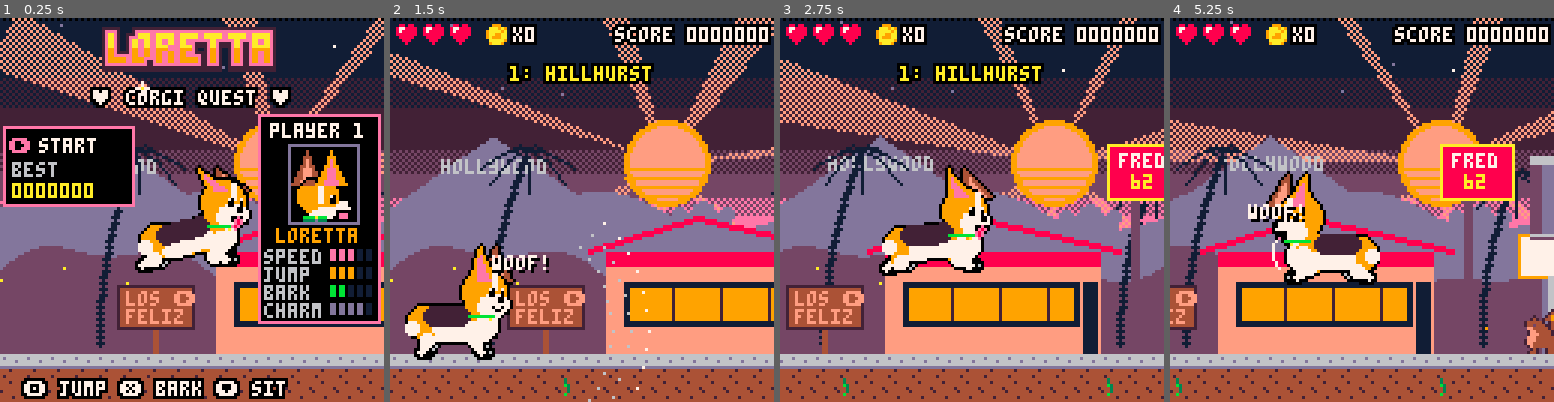
Above: before the commit, frames 1-4 (left to right).
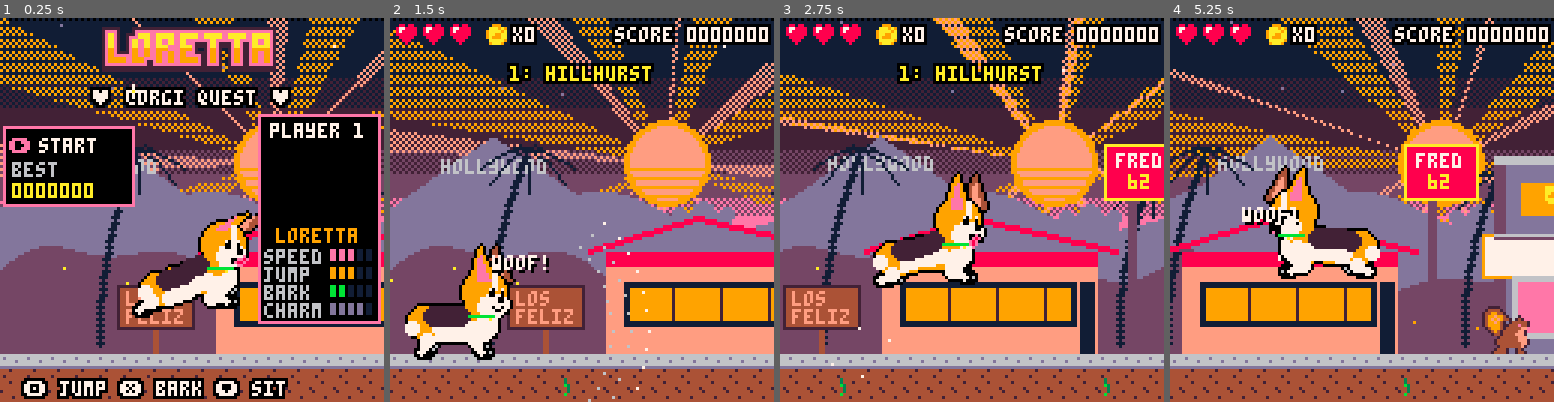
Above: after the commit, the same moments.

Repository: drachis/carts
Game: PICO-8 cartridge proj/loretta/loretta.p8
Two runs of this game, one before a commit and one after it. Both use one fixed random seed, a clock stepped at 60 frames per second and the inputs below.
Inputs:
- Up to frame 1 (0.25 s): no input
- Up to frame 2 (1.5 s): tap X (X key) at 0.33, 1.07 s; tap O (Z key) at 0.7 s
- Up to frame 3 (2.75 s): hold Right 1.6-2.1 s; tap O (Z key) at 1.7, 2.1, 2.5 s; tap X (X key) at 1.85 s; hold Up 2.15-2.42 s; hold Right from 2.47 s (still down)
- Up to frame 4 (5.25 s): tap O (Z key) every 0.4 s from 2.9 to 4.9 s; tap X (X key) at 2.97, 4.08, 5.2 s; release Right at 3.03 s; hold Left 3.08-3.58 s; hold Down 3.63-3.97 s; hold Right 4.02-4.68 s; hold Up 4.73-5.03 s; hold Left from 5.08 s (still down)

The runs differ from the first frame. In frame 1, 18% of the frame differs, in the area x 0-100%, y 0-79%; in frame 2, 10%; in frame 3, 19%; in frame 4, 34%, in the area x 0-100%, y 0-100%.

Commit message:
loretta: chase squirrels: a bump or a bark sends one running, it climbs a tree and three coins fall (no heart lost); god rays in two counter-turning layers whose colours follow the sunset, long enough to leave the screen; neighbours wear Los Feliz outfits from sprites (sundress, bowling shirt, overalls, jumpsuit) with varied skin, step in behind her shoulders to pat, each pat dips her head and ruffles her ears; a narrower hand; the Los Feliz sign is a data shape; the title's stale portrait removed. 7773 tokens
Co-Authored-By: Claude Opus 5.5 <noreply@anthropic.com>

Diff:
--- a/proj/loretta/data.lua
+++ b/proj/loretta/data.lua
@@ -56,6 +56,8 @@
 squirrel_ramp=0.4
 squirrel_wake=150
 squirrel_patrol=40
+squirrel_flee=1.2
+squirrel_run=70
 camera_speed_change=0.12
 camera_lookahead=32
 camera_lookahead_speed=0.04
@@ -159,6 +161,7 @@
 monument=r 0 -6 15 0 6/r 1 -8 14 -6 13/r 4 -50 11 -8 6/l 4 -50 4 -8 13/l 7 -40 7 -14 13/l 9 -30 9 -16 13/r 6 -54 9 -50 6/c 7 -57 2 10/l 7 -62 7 -60 10
 observatory=c -31 26 9 5/c 39 26 9 5/c 4 13 18 13/c 4 13 17 5/r -14 13 22 26 6/r -41 26 49 47 6/r -41 44 49 47 13/l -36 …(209 unchanged characters)…
 arch=r -16 8 -13 48 4/r 21 8 24 48 4/r -22 0 30 10 8/b -22 0 30 10 2/c -19 5 1 10/c 27 5 1 10
+sign=r 3 -1 4 7 4/r -9 -15 16 -1 4/b -9 -15 16 -1 2/t -6 -13 15 los/t -6 -7 15 feliz
 fred62=r 0 -30 71 0 15/r 0 -34 71 -30 8/l -6 -35 30 -46 8/l -6 -34 30 -45 8/l 30 -46 78 -35 8/l 30 -45 78 -34 8/r 6 -24 64 -10 1/r 8 -22 62 -12 9/l 22 -22 22 -12 2/l 38 -22 38 -12 2/l 54 -22 54 -12 2/r 66 -24 70 0 1/r 82 -52 84 0 5/r 74 -70 98 -52 8/b 74 -70 98 -52 10/t 78 -67 7 fred/t 82 -60 10 62
 cafe=r 0 -28 39 0 4/r -3 -32 42 -28 2/r 4 -40 36 -33 4/t 12 -38 15 cafe/r 6 -22 20 -12 9/r 24 -14 36 -10 15/l 43 -20 57 -20 14/l 44 -21 56 -21 14/l 46 -22 54 -22 14/l 48 -23 52 -23 14/l 50 -20 50 -2 6/r 45 -8 55 -7 4/l 46 -7 46 0 4/l 54 -7 54 0 4/r 28 -3 34 0 6/r 29 -3 33 -2 12
 petshop=r 0 -40 47 0 13/r 0 -42 47 -40 2/r 6 -38 41 -30 2/t 9 -36 7 pet/t 23 -36 7 shop/r 4 -24 30 -6 1/c 12 -15 2 7/c 9 -19 1 7/c 12 -20 1 7/c 15 -19 1 7/r 34 -26 44 0 4/r 18 -3 26 0 6/r 19 -3 25 -2 12
@@ -181,7 +184,7 @@
 level_names=split"hillhurst,barnsdall park,fern dell,griffith park,the trail,the observatory"
 landmarks=split"dog bowl,olive lawn,trails cafe,dog park,water stop"
 slot_kinds={house=split"bungalow,craftsman,cafe,bookshop",tree=split"jacaranda,sycamore,palm,orange",decor=split"birdbath,agave,pot,roses,flamingo"}
-walls,roofs,shirts=split"15,14,6,13",split"8,4,2,3",split"3,14,6,2"
+walls,roofs,shirts,skins=split"15,14,6,13",split"8,4,2,3",split"14,12,8,10",split"15,4,9"
 praises=split"who's a sweet pup!,best dog on the block!,what a little loaf!,treat earned!,tail wags all round!,such a fine corgi!"
 
 stat_names=split"speed,jump,bark,charm"
--- a/proj/loretta/loretta.lua
+++ b/proj/loretta/loretta.lua
@@ -178,7 +178,7 @@
  hero.head_bob+=(body_bob(hero)-hero.head_bob)*0.35
  hero.turn+=mid(-head_turn_speed,(hero.state=="sit" and 0 or hero.facing*head_turn)-hero.turn,head_turn_speed)
  local turn=hero.turn
- local hx,hy=ex(hero,pose[3]+pose[5]),hero.y+13+pose[4]+pose[6]+hero.head_bob-(hero.bark>0 and 1 or 0)-pitch(hero)*2
+ local hx,hy=ex(hero,pose[3]+pose[5]),hero.y+13+pose[4]+pose[6]+hero.head_bob+hero.flop\3-(hero.bark>0 and 1 or 0)-pitch(hero)*2
  hero.hx,hero.hy=hx,hy
  local lying,fast=pose[7]>2 or hero.flop>0,hero.air or abs(hero.vx)>1
  for i,ear in ipairs(hero.ears) do
--- a/proj/loretta/main.lua
+++ b/proj/loretta/main.lua
@@ -172,17 +172,6 @@
  rectfill(86,32,126,101,0)
  rect(86,32,126,101,14)
  print("player 1",90,35,7)
- rect(96,42,119,68,13)
- palt(0,false)
- palt(12,true)
- spr(62,97,44,2,2)
- spr(96,98,53,3,2)
- spr(60,105,44,2,2)
- palt()
- rectfill(110,59,111,61,0)
- pset(110,59,7)
- rectfill(112,64,116,65,0)
- rectfill(113,65,115,66,14)
  print("loretta",92,70,9)
  for row,name in ipairs(stat_names) do
   local y=71+row*6
--- a/proj/loretta/scenery.lua
+++ b/proj/loretta/scenery.lua
@@ -3,6 +3,8 @@
 sky_bands=split"0,1,0,20,1,2,30,2,0,44,2,5,52,5,0,60,5,14,66,14,0,76,14,15,82,15,0,90,15,9"
 
 haze_ramp=split"15,14,13,5,2,1"
+
+ray_ramp=split"15,9,14,8,2"
 
 function set_palette()
  for colour=0,15 do pal(colour,screen_palette[colour+1],1) end
@@ -49,10 +51,12 @@
   end
  end
  local sun_x,sun_y=92-cam_x*0.02,48+dusk*30
- fillp(0x5a5a.8)
- for ray=1,7 do
-  local angle,width=ray/7+t()/90,0.012+sin(t()/3+ray/4)*0.006
-  tri(sun_x,sun_y,sun_x+cos(angle-width)*100,sun_y+sin(angle-width)*100,sun_x+cos(angle+width)*100,sun_y+sin(angle+width)*100,15)
+ local shade=flr(dusk*3.99)+1
+ for ray=1,16 do
+  local wide=ray%2
+  local angle,width,reach=ray/16+t()/90*(wide*2-1),0.006+wide*0.012+sin(t()/3+ray/5)*0.005,170+ray*29%50
+  fillp(wide>0 and 0xa5f5.8 or 0x5a5a.8)
+  tri(sun_x,sun_y,sun_x+cos(angle-width)*reach,sun_y+sin(angle-width)*reach,sun_x+cos(angle+width)*reach,sun_y+sin(angle+width)*reach,ray_ramp[shade+wide])
  end
  fillp()
  circfill(sun_x,sun_y,14,9)
--- a/proj/loretta/tests/arena.lua
+++ b/proj/loretta/tests/arena.lua
@@ -15,5 +15,5 @@
 end
 
 function thing_at(name,x,y)
- return add(things,setmetatable({x=x,y=y,vx=0,vy=0,age=0,petting=0},thing_specs[name]))
+ return add(things,setmetatable({x=x,y=y,vx=0,vy=0,age=0,petting=0,step=0},thing_specs[name]))
 end
--- a/proj/loretta/tests/test_things.lua
+++ b/proj/loretta/tests/test_things.lua
@@ -17,9 +17,13 @@
   check=function() return result.squirrel.state=="bonked" and score==stomp_points and result.bounce<-1 and hearts==max_hearts,"score "..score..", bounce "..result.bounce..", hearts "..hearts end,
  },
  {
-  name="running into a squirrel costs a heart, knocks her back and she blinks",buttons={1},frames=50,
-  setup=function() arena(40) squirrel_at(90) end,
-  check=function() return hearts==max_hearts-1 and hero.hurt>0 and hero.x<62,"hearts "..hearts..", x "..hero.x..", blinking "..hero.hurt end,
+  name="running into a squirrel chases it off: it flees, climbs and drops three coins, no heart lost",buttons={1},frames=130,
+  setup=function() arena(40) result.squirrel=squirrel_at(90) end,
+  check=function()
+   local dropped=0
+   for thing in all(things) do if thing.land then dropped+=1 end end
+   return hearts==max_hearts and result.squirrel.vy<0 and dropped+coins==3,"hearts "..hearts..", climbing "..result.squirrel.vy..", coins "..dropped.."+"..coins
+  end,
  },
  {
   name="a bark spooks a squirrel in reach and not one beyond it",buttons={5},frames=50,
--- a/proj/loretta/things.lua
+++ b/proj/loretta/things.lua
@@ -57,6 +57,10 @@
  puff(coin.x+3,coin.y+3,6,10)
 end
 
+function update_coin(coin)
+ if coin.land and coin.y<coin.land then coin.y+=1 end
+end
+
 function draw_coin(coin)
  local frame=({34,34,34,34,34,36,38,36})[(t()*8+coin.x/16)\1%8+1]
  sspr(frame%16*8,frame\16*8,16,16,coin.x-1,coin.y-1+sin(t()/2+coin.x/40),8,8)
@@ -98,6 +102,13 @@
   squirrel.x+=squirrel.vx
   squirrel.y+=squirrel.vy
   if squirrel.state=="bonked" then squirrel.vy+=0.15 end
+  if squirrel.age==squirrel.climb then
+   squirrel.vx,squirrel.vy=0,-1
+   sfx(snd_chitter)
+   for drop=0,2 do
+    add(things,setmetatable({x=squirrel.x+drop*7-4,y=squirrel.y-30-drop*9,vx=0,vy=0,age=0,land=squirrel.y},thing_specs[19]))
+   end
+  end
   if squirrel.y>140 or squirrel.y<-16 then squirrel.gone=true end
   return
  end
@@ -127,12 +138,12 @@
   puff(squirrel.x+6,squirrel.y,8,7)
   sfx(snd_stomp)
  else
-  hurt_loretta(hero,squirrel.x+6)
+  spook(squirrel,sgn(squirrel.x-hero.x))
  end
 end
 
 function spook(squirrel,direction)
- squirrel.state,squirrel.vx,squirrel.vy="spooked",direction*1.4,-1.2
+ squirrel.state,squirrel.vx,squirrel.vy,squirrel.climb="spooked",direction*squirrel_flee,0,squirrel.age+squirrel_run
  add_score(spook_points)
  float_text(spook_points.."0",squirrel.x,squirrel.y-8,10)
  sfx(snd_chitter)
@@ -148,9 +159,11 @@
  if neighbour.petting>0 then
   neighbour.petting-=1
   hero.happy=30
+  neighbour.step+=(hero.hx-hero.facing*14-8-neighbour.x-neighbour.step)/12
   local beat=neighbour.petting%40
   if beat<24 and beat%8==0 then
    hero.flop=6
+   for ear in all(hero.ears) do ear.x+=rnd(6)-3 end
    float_text("\135",hero.hx-3+beat%3,hero.hy-24,14)
   end
   if neighbour.petting==0 then
@@ -166,18 +179,12 @@
 end
 
 function draw_neighbour(neighbour)
- local x,feet=neighbour.x,neighbour.y
- local waist,shirt=feet-40,shirts[x\8%#shirts+1]
- for leg=1,9,8 do
-  rectfill(x+leg,waist,x+leg+5,feet+4,13)
-  line(x+leg+5,waist,x+leg+5,feet+4,5)
-  rectfill(x+leg-1,feet-2,x+leg+6,feet,2)
- end
+ local x,feet,look=neighbour.x+neighbour.step,neighbour.y,neighbour.x\8%4
+ local shirt,arm=shirts[look+1],hero.hx>x+8 and 14 or -2
+ pal(15,skins[neighbour.x\8%3+1])
+ sspr(24+look*10,48,10,16,x-2,-24,20,feet+24)
  spr(46,x,feet+1,2,1)
- rectfill(x-2,-24,x+17,waist-2,shirt)
- rectfill(x-1,waist-2,x+16,waist,4)
- for button=waist-30,waist-6,8 do pset(x+8,button,7) end
- local hand_x,hand_y=x+16,waist-2
+ local hand_x,hand_y=x+arm+(arm>0 and 2 or -12),feet-42
  if neighbour.petting>0 then
   local reach,beat=min(1,(pet_frames-neighbour.petting)/20),neighbour.petting%40
   hand_x+=(hero.hx-8-hand_x)*reach
@@ -185,8 +192,9 @@
  elseif not neighbour.petted and abs(hero.x-x)<48 then
   print("\135?",x+4,feet-12+sin(t()),14)
  end
- for side=0,3 do line(x+14+side,-24,hand_x+5+side,hand_y+2,shirt) end
+ for side=0,3 do line(x+arm+side,-24,hand_x+5+side,hand_y+2,shirt) end
  sspr(104,16,8,8,hand_x,hand_y,16,16)
+ pal(15,15)
 end
 
 function touch_gate()
@@ -200,15 +208,6 @@
   local text=landmarks[level]
   print(text,gate.x+4-#text*2,gate.y+3,7)
  end
-end
-
-function draw_sign(sign)
- local x,y=sign.x,sign.y
- rectfill(x+3,y-1,x+4,y+7,4)
- rectfill(x-9,y-15,x+16,y-1,4)
- rect(x-9,y-15,x+16,y-1,2)
- print("los \145",x-6,y-13,15)
- print("feliz",x-6,y-7,15)
 end
 
 function start_bark(hero)
--- a/proj/loretta/world.lua
+++ b/proj/loretta/world.lua
@@ -37,7 +37,7 @@
   for cell_x=0,#level_chunks*32-1 do
    local spec=thing_specs[level_tile(cell_x,cell_y)]
    if spec then
-    add(things,setmetatable({x=cell_x*8+spec.dx,y=cell_y*8+spec.dy,vx=0,vy=0,age=0,petting=0},spec))
+    add(things,setmetatable({x=cell_x*8+spec.dx,y=cell_y*8+spec.dy,vx=0,vy=0,age=0,petting=0,step=0},spec))
    end
   end
  end
Not shown, changed: 22 lines of the sprite sheet (__gfx__) section of proj/loretta/loretta.p8
Not shown, changed: 22 lines of the sprite sheet (__gfx__) section of proj/loretta/tests/bot_crossing.p8
Not shown, changed: 22 lines of the sprite sheet (__gfx__) section of proj/loretta/tests/bot_playthrough.p8
Not shown, changed: 22 lines of the sprite sheet (__gfx__) section of proj/loretta/tests/test_body.p8
Not shown, changed: 22 lines of the sprite sheet (__gfx__) section of proj/loretta/tests/test_boot.p8
Not shown, changed: 22 lines of the sprite sheet (__gfx__) section of proj/loretta/tests/test_motion.p8
Not shown, changed: 22 lines of the sprite sheet (__gfx__) section of proj/loretta/tests/test_moves.p8
Not shown, changed: 22 lines of the sprite sheet (__gfx__) section of proj/loretta/tests/test_poses.p8
Not shown, changed: 22 lines of the sprite sheet (__gfx__) section of proj/loretta/tests/test_scenes.p8
Not shown, changed: 22 lines of the sprite sheet (__gfx__) section of proj/loretta/tests/test_things.p8
Not shown, changed: proj/loretta/notes/data.md
Not shown, changed: proj/loretta/notes/main.md
(and 2 more such lines)
